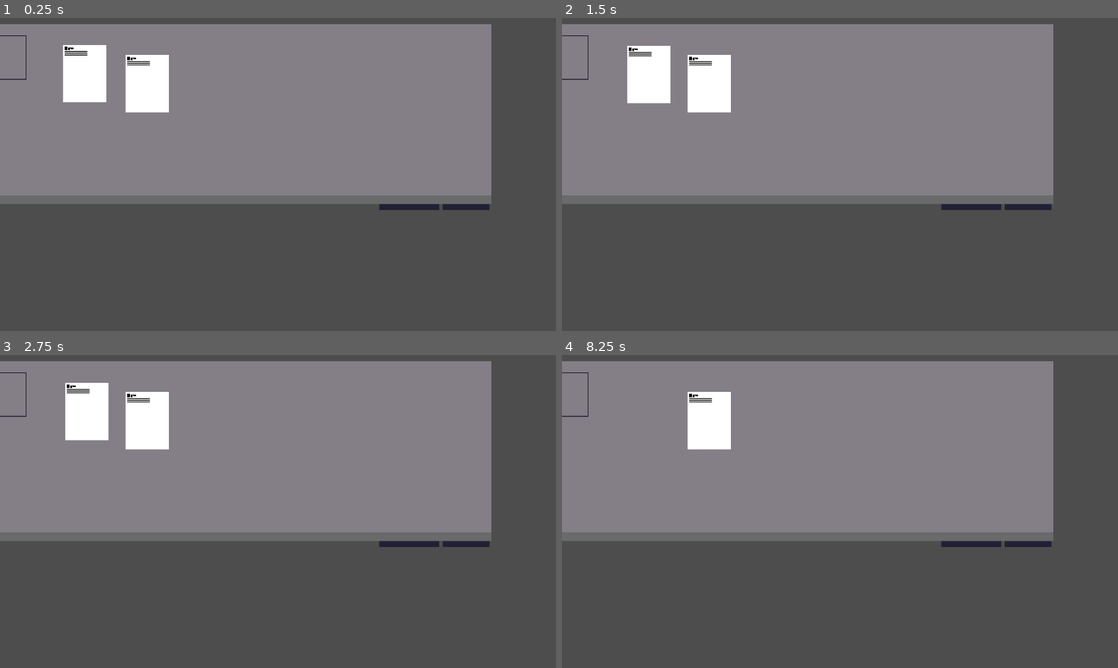
Above: before the commit, frames 1-4 (two rows, left to right).
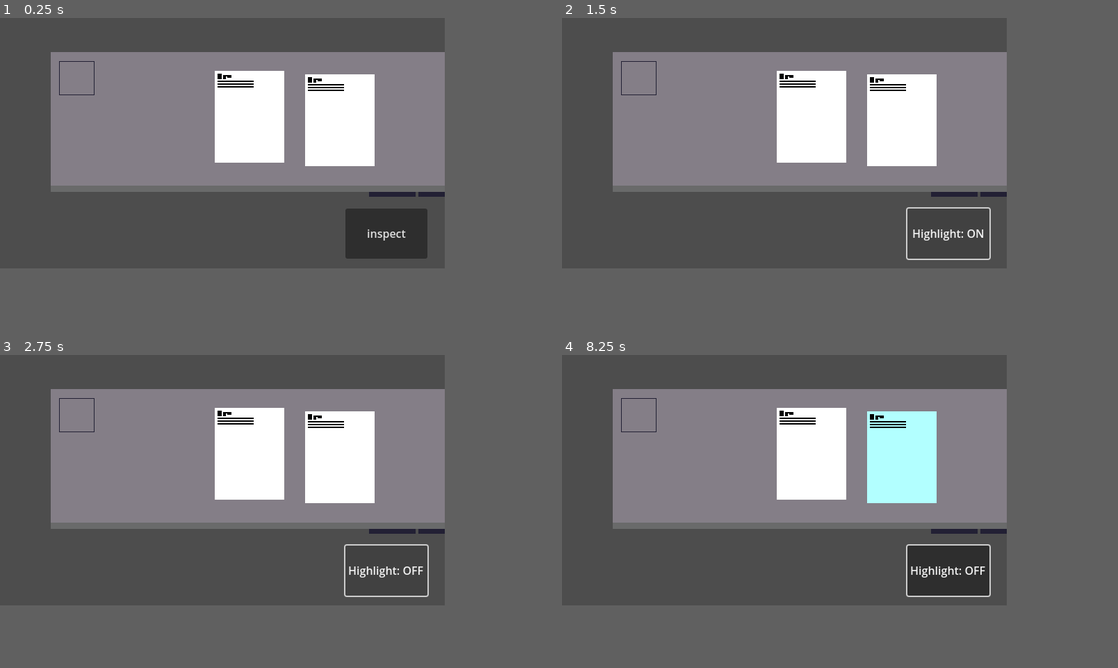
Above: after the commit, the same moments.

Repository: aedrrian/IAT_313_P2_Reactor
Game: Godot game, scene res://src/investigator_room.tscn
Two runs of this game, one before a commit and one after it. Both use one fixed random seed, a clock stepped at 60 frames per second and the inputs below.
Inputs (mouse positions are in pixels of both pictures, inside the frame that each line leads up to):
- Up to frame 1 (0.25 s): no input
- Up to frame 2 (1.5 s): click (645, 74) at 0.52 s; click (1045, 287) at 1.25 s, where only the run after the commit has a clickable "inspect"
- Up to frame 3 (2.75 s): click (483, 624) at 2 s, where only the run after the commit has a clickable "Highlight: ON"
- Up to frame 4 (8.25 s): click (1045, 624) at 2.75 s, where only the run after the commit has a clickable "Highlight: OFF"; click (650, 411) at 3.52 s; click (1045, 624) at 4.25 s, where only the run after the commit has a clickable "Highlight: ON"; click (1045, 624) at 5 s, where only the run after the commit has a clickable "Highlight: OFF"; click (650, 411) at 5.77 s; click (1045, 624) at 6.5 s, where only the run after the commit has a clickable "Highlight: ON"; click (1045, 624) at 7.25 s, where only the run after the commit has a clickable "Highlight: OFF"; tap Enter at 8 s; move the mouse to (962, 495) at 8.02 s
In our replay, the window is 800x450 before the commit and 640x360 after it. These sizes can differ from the game's own. Grey fills any space a smaller window leaves; there, only what the larger window draws over its background counts as a difference.

The runs differ from the first frame. In frame 1, 33% of the frame differs, in the area x 0-89%, y 2-77%; in frame 2, 31%; in frame 3, 31%; in frame 4, 32%.

Commit message:
Add files via upload

Diff:
--- a/iat-313-p-2/project.godot
+++ b/iat-313-p-2/project.godot
@@ -17,9 +17,11 @@
 
 [display]
 
-window/size/viewport_width=1280
-window/size/viewport_height=720
+window/size/viewport_width=640
+window/size/viewport_height=360
 window/size/resizable=false
+window/stretch/mode="viewport"
+window/stretch/scale_mode="integer"
 
 [rendering]
 
--- /dev/null
+++ b/iat-313-p-2/src/button.gd
@@ -0,0 +1,13 @@
+extends Button
+
+signal highlight_mode_toggled(is_on)
+
+var is_on = false
+
+func _pressed():
+	is_on = !is_on
+	if is_on:
+		text = "Highlight: ON"
+	else:
+		text = "Highlight: OFF"
+	emit_signal("highlight_mode_toggled", is_on)
--- a/iat-313-p-2/src/document.gd
+++ b/iat-313-p-2/src/document.gd
@@ -1,22 +1,39 @@
-extends Sprite2D
+extends Node2D
+
+signal doc_clicked(doc_reference)
 
 var dragging = false
+var pickable = false
+var isHighlighted = false
+
 var of = Vector2(0, 0)
-
 var snap = 10
 
-# Called every frame. 'delta' is the elapsed time since the previous frame.
-func _process(delta: float) -> void:
+func _ready():
+	pickable = true
+
+func _process(_delta):
 	if dragging:
 		var newPos = get_global_mouse_position() - of
 		position = Vector2(snapped(newPos.x, snap), snapped(newPos.y, snap))
 
+func _on_button_button_down() -> void:
 
-
-func _on_button_button_down() -> void:
+	emit_signal("doc_clicked", self)
 	dragging = true
 	of = get_global_mouse_position() - global_position
 
-
 func _on_button_button_up() -> void:
 	dragging = false
+
+func _on_button_mouse_entered() -> void:
+	var parent = get_parent()
+	if parent.is_highlighter_mode == true:
+		modulate = Color(0.7, 1, 1)
+
+func _on_button_mouse_exited() -> void:
+	if !isHighlighted:
+		modulate = Color(1, 1, 1)
+
+func highlight(boolean):
+		isHighlighted = boolean
--- /dev/null
+++ b/iat-313-p-2/src/investigator_room.gd
@@ -0,0 +1,45 @@
+extends Node2D
+
+var is_highlighter_mode = false
+var selected_docs = []
+
+func _ready():
+	var button = $HighlightButton
+	button.connect("highlight_mode_toggled", _on_highlight_mode_toggled)
+	$Doc1.connect("doc_clicked", _on_doc_clicked)
+	$Doc2.connect("doc_clicked", _on_doc_clicked)
+
+func _on_highlight_mode_toggled(is_on):
+	is_highlighter_mode = is_on
+	print("Highlight mode is now:", is_highlighter_mode)
+
+func _on_doc_clicked(doc):
+
+	print("hi")
+
+	if not is_highlighter_mode:
+		return
+
+	if doc not in selected_docs:
+			selected_docs.append(doc)
+			doc.highlight(true)
+
+			print("highlighting doc...")
+			doc.modulate = Color(1, 1, 0.4)
+
+	if selected_docs.size() == 2:
+		print("Two docs selected:", selected_docs)
+		_finish_selection()
+
+func _finish_selection():
+	is_highlighter_mode = false
+	for doc in selected_docs:
+		doc.modulate = Color(1, 1, 1)
+		doc.highlight(false)
+	selected_docs.clear()
+	$HighlightButton.is_on = false
+	$HighlightButton.text = "Highlight: OFF"
+
+# Called every frame. 'delta' is the elapsed time since the previous frame.
+func _process(delta: float) -> void:
+	pass
--- a/iat-313-p-2/src/investigator_room.tscn
+++ b/iat-313-p-2/src/investigator_room.tscn
@@ -1,50 +1,73 @@
-[gd_scene load_steps=5 format=3 uid="uid://ceopprp6xr6e3"]
+[gd_scene load_steps=6 format=3 uid="uid://ceopprp6xr6e3"]
 
 [ext_resource type="Texture2D" uid="uid://cb5e32ad4elyc" path="res://assets/desk.png" id="1_agauv"]
+[ext_resource type="Script" uid="uid://ky1sdpdmt1bq" path="res://src/investigator_room.gd" id="1_vqwst"]
 [ext_resource type="Texture2D" uid="uid://tbrufjyxni1s" path="res://assets/document.png" id="2_hoy8f"]
 [ext_resource type="Script" uid="uid://bqm4wj0mkmqm4" path="res://src/document.gd" id="3_feo3k"]
-[ext_resource type="PackedScene" uid="uid://c52vhjea4lgw5" path="res://src/player.tscn" id="3_hoy8f"]
+[ext_resource type="Script" uid="uid://b2uw4wopy7w6g" path="res://src/button.gd" id="6_yq4ky"]
 
 [node name="investigator_room" type="Node2D"]
+script = ExtResource("1_vqwst")
 
 [node name="Desk" type="Sprite2D" parent="."]
-position = Vector2(531, 234)
+position = Vector2(364.81818, 156)
+scale = Vector2(0.48636362, 0.48636365)
 texture = ExtResource("1_agauv")
 
-[node name="Document" type="Sprite2D" parent="."]
-position = Vector2(195, 128)
+[node name="Doc2" type="Sprite2D" parent="."]
+position = Vector2(489, 147)
 texture = ExtResource("2_hoy8f")
 script = ExtResource("3_feo3k")
 
-[node name="Button" type="Button" parent="Document"]
+[node name="Button" type="Button" parent="Doc2"]
 self_modulate = Color(1, 1, 1, 0)
-anchors_preset = -1
-anchor_right = 0.156
-anchor_bottom = 0.063
-offset_left = -51.0
-offset_top = -66.0
-offset_right = 34.4
-offset_bottom = 58.684
+anchors_preset = 8
+anchor_left = 0.5
+anchor_top = 0.5
+anchor_right = 0.5
+anchor_bottom = 0.5
+offset_left = -99.999985
+offset_top = -132.00002
+offset_right = 1.5258789e-05
+offset_bottom = -1.5258789e-05
+grow_horizontal = 2
+grow_vertical = 2
+metadata/_edit_use_anchors_ = true
 
-[node name="Document2" type="Sprite2D" parent="."]
-position = Vector2(339, 151)
+[node name="Doc1" type="Sprite2D" parent="."]
+position = Vector2(359, 142)
 texture = ExtResource("2_hoy8f")
 script = ExtResource("3_feo3k")
 
-[node name="Button" type="Button" parent="Document2"]
+[node name="Button" type="Button" parent="Doc1"]
 self_modulate = Color(1, 1, 1, 0)
-anchors_preset = -1
-anchor_right = 0.156
-anchor_bottom = 0.063
-offset_left = -51.0
-offset_top = -66.0
-offset_right = 34.4
-offset_bottom = 58.684
+anchors_preset = 8
+anchor_left = 0.5
+anchor_top = 0.5
+anchor_right = 0.5
+anchor_bottom = 0.5
+offset_left = -99.999985
+offset_top = -132.00002
+offset_right = 1.5258789e-05
+offset_bottom = -1.5258789e-05
+grow_horizontal = 2
+grow_vertical = 2
+metadata/_edit_use_anchors_ = true
 
-[node name="player" parent="." instance=ExtResource("3_hoy8f")]
-position = Vector2(-219, 113)
+[node name="HighlightButton" type="Button" parent="."]
+offset_left = 497.0
+offset_top = 274.0
+offset_right = 615.0
+offset_bottom = 346.0
+text = "inspect"
+script = ExtResource("6_yq4ky")
+metadata/_edit_use_anchors_ = true
 
-[connection signal="button_down" from="Document/Button" to="Document" method="_on_button_button_down"]
-[connection signal="button_up" from="Document/Button" to="Document" method="_on_button_button_up"]
-[connection signal="button_down" from="Document2/Button" to="Document2" method="_on_button_button_down"]
-[connection signal="button_up" from="Document2/Button" to="Document2" method="_on_button_button_up"]
+[connection signal="button_down" from="Doc2/Button" to="Doc2" method="_on_button_button_down"]
+[connection signal="button_up" from="Doc2/Button" to="Doc2" method="_on_button_button_up"]
+[connection signal="mouse_entered" from="Doc2/Button" to="Doc2" method="_on_button_mouse_entered"]
+[connection signal="mouse_exited" from="Doc2/Button" to="Doc2" method="_on_button_mouse_exited"]
+[connection signal="button_down" from="Doc1/Button" to="Doc1" method="_on_button_button_down"]
+[connection signal="button_up" from="Doc1/Button" to="Doc1" method="_on_button_button_up"]
+[connection signal="mouse_entered" from="Doc1/Button" to="Doc1" method="_on_button_mouse_entered"]
+[connection signal="mouse_exited" from="Doc1/Button" to="Doc1" method="_on_button_mouse_exited"]
Not shown, added: iat-313-p-2/src/button.gd.uid
Not shown, added: iat-313-p-2/src/investigator_room.gd.uid
